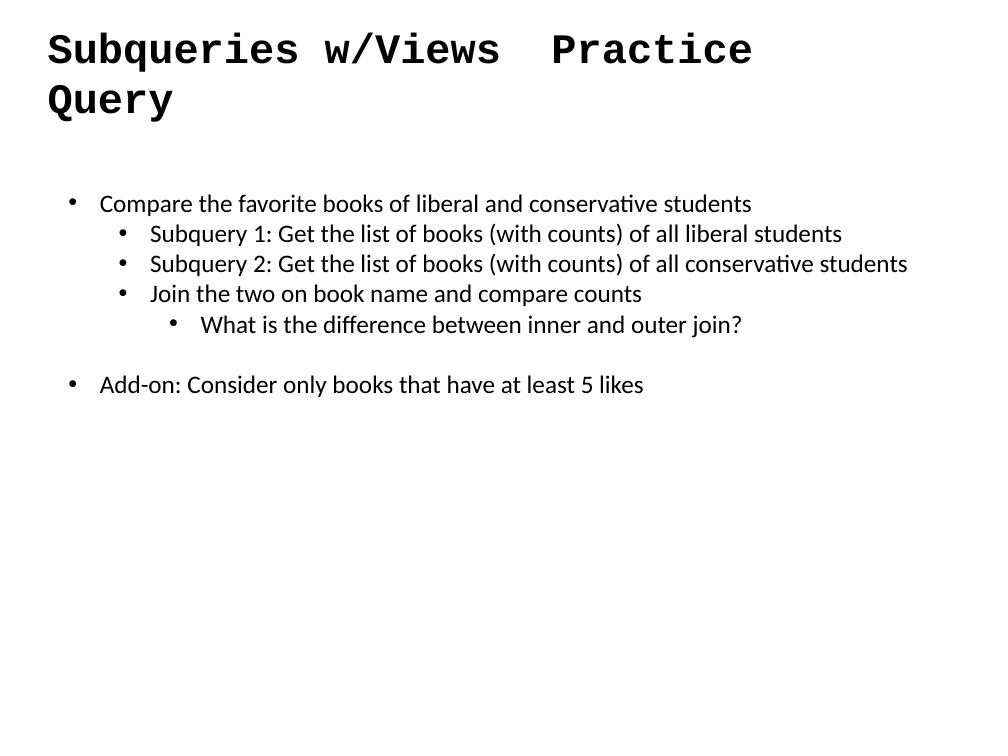
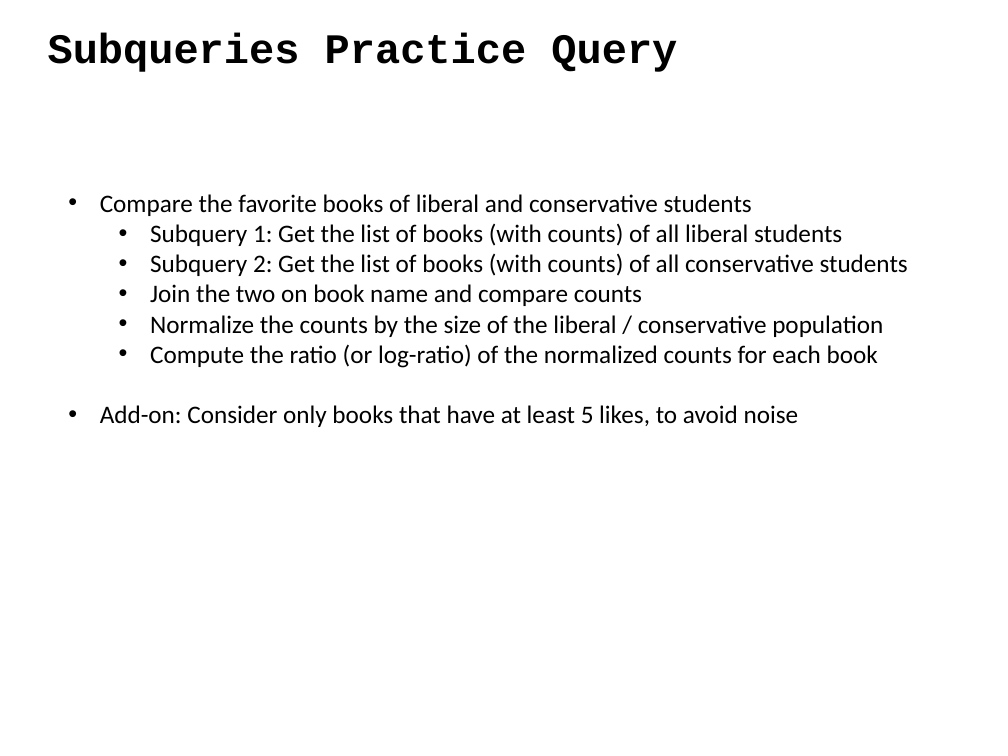
Before and after one commit to ipeirotis/introduction-to-databases, a slide deck: slide 77 of C-SQL.pptx (slide 79 before the commit). Drawn at 1008x756 pixels with LibreOffice and Linux fonts; fonts in the diff are those of the drawing. Boxes give left, top, right and bottom in pixels: in the first picture for what was removed or moved away, otherwise in the second. Text is boxed around its words. In the diff, an @@ line names an element or a change of style, - is before the commit and + after.

```diff
--- a/C-SQL.pptx
+++ b/C-SQL.pptx
@@ text at (48,32,677,72): text changed @@
-Subqueries w/Views Practice Query
+Subqueries Practice Query
@@ text at (100,315,883,427): text changed @@
-    • What is the difference between inner and outer join?
-• Add-on: Consider only books that have at least 5 likes
+  • Normalize the counts by the size of the liberal / conservative population
+  • Compute the ratio (or log-ratio) of the normalized counts for each book
+• Add-on: Consider only books that have at least 5 likes, to avoid noise
```
Also in this commit, not shown: 8 other slides changed, 2 slides added, 1 slide removed.
